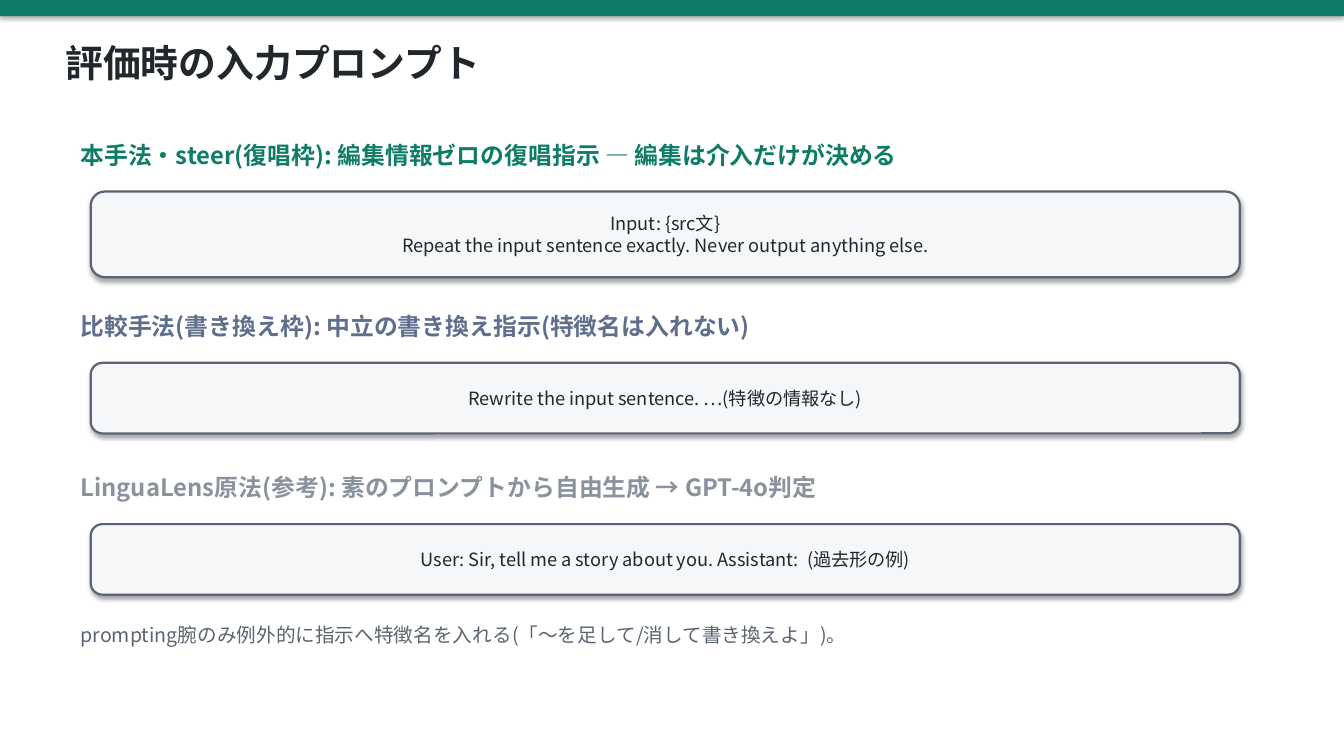
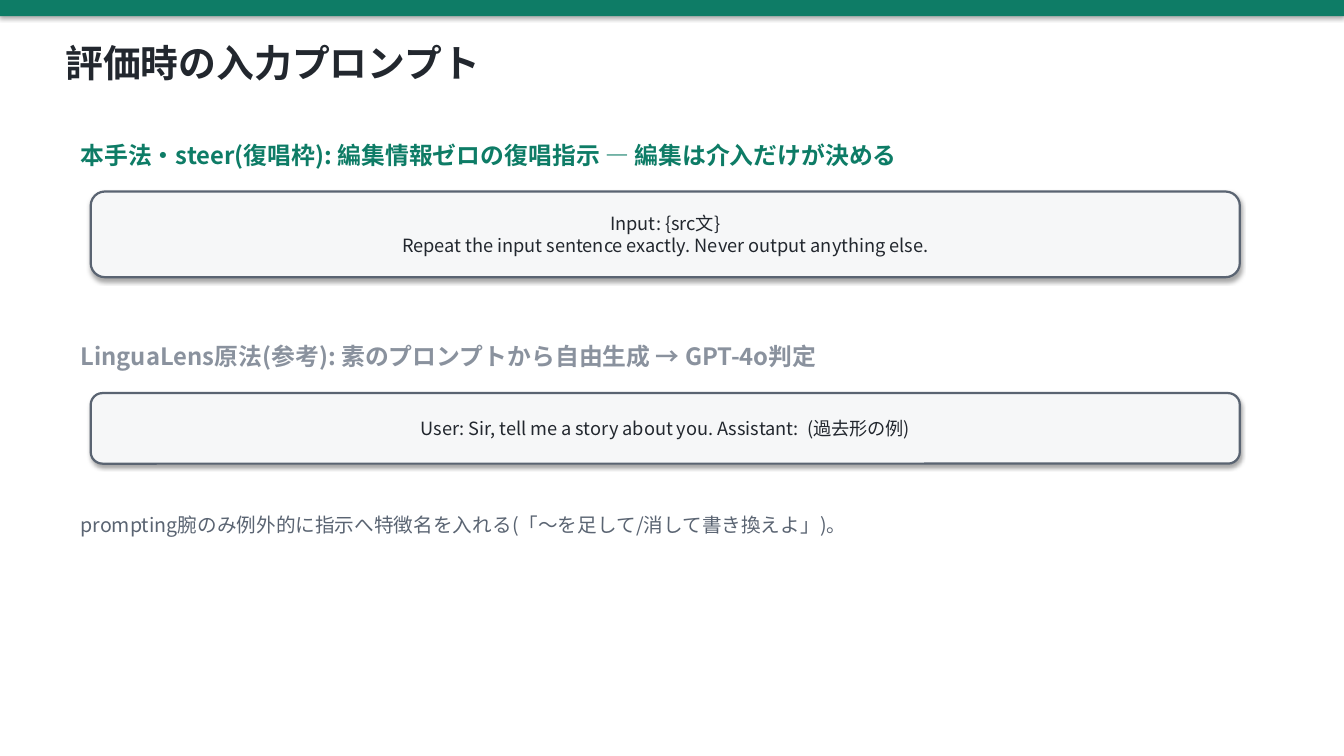
Before and after one commit to yohei-kobashi/SAE-LEWIS, a slide deck: slide 11 of slides/20260722_progress.pptx. Drawn at 1344x756 pixels with LibreOffice and Linux fonts; fonts in the diff are those of the drawing. Boxes give left, top, right and bottom in pixels: in the first picture for what was removed or moved away, otherwise in the second. Text is boxed around its words. In the diff, an @@ line names an element or a change of style, - is before the commit and + after.

Commit message:
スライドからrewrite関連を全削除(ユーザー指示): プロンプト紹介の書き換え枠ブロック、結果2枚の素のrewrite床行とフレーム注記 — 各行はtrue vs 自身のrandomで読む構成に簡素化

```diff
--- a/slides/20260722_progress.pptx
+++ b/slides/20260722_progress.pptx
@@ text removed at (80,314,750,340) @@
-比較手法(書き換え枠): 中立の書き換え指示(特徴名は入れない)
@@ text "LinguaLens原法(参考): 素のプロンプトから自由生成 → GPT-4o判定": place and size @@
-text "LinguaLens原法(参考): 素のプロンプトから自由生成 → GPT-4o判定" at (80,476,816,502)
+text "LinguaLens原法(参考): 素のプロンプトから自由生成 → GPT-4o判定" at (80,345,816,371)
@@ rounded rectangle removed at (91,363,1240,434) @@
-Rewrite the input sentence. …(特徴の情報なし)
@@ rounded rectangle "User: Sir, tell me a ...": place and size @@
-rounded rectangle "User: Sir, tell me a ..." at (91,524,1240,595)
+rounded rectangle "User: Sir, tell me a ..." at (91,393,1240,464)
@@ text "prompting腕のみ例外的に指示へ特徴名を入れる(「〜を足して/消して書き換えよ」)。": place and size @@
-text "prompting腕のみ例外的に指示へ特徴名を入れる(「〜を足して/消して書き換えよ」)。" at (80,625,846,647)
+text "prompting腕のみ例外的に指示へ特徴名を入れる(「〜を足して/消して書き換えよ」)。" at (80,515,846,537)
```
Also in this commit, not shown: 2 other slides changed.
